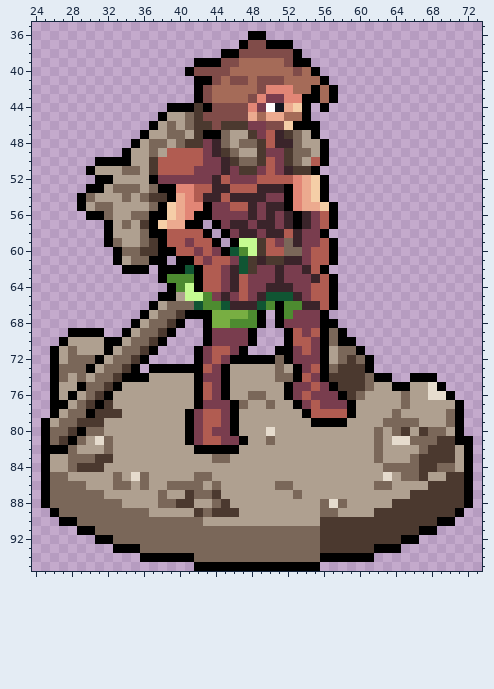
One commit to this pixel-art file: packages/client/src/assets/icons{m}/unit-sword-instructor.aseprite. Above, as it was before the edit.
96x96 pixels, 1 frame. Shown: x 24..73, y 35..95.
New version:
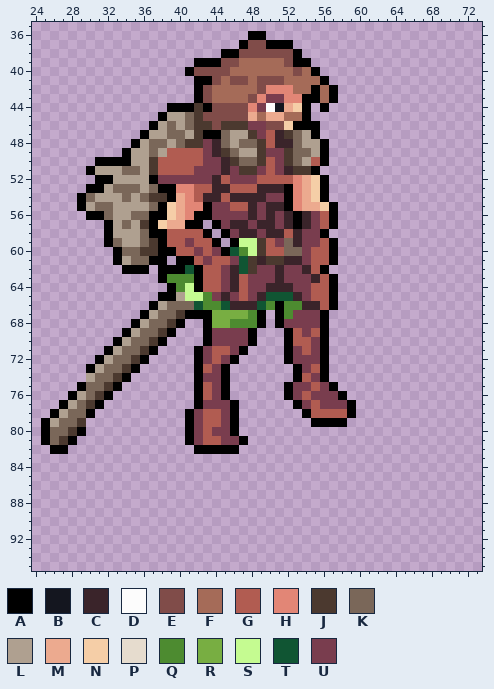
Palette (. is transparent): A #000000  B #14161f  C #3a242a  D #fcfcfc  E #804c49  F #a56b58  G #b15c51  H #e28676  J #4b392f  K #7a6759  L #afa090  M #ecaa8f  N #f5cea7  P #e6dcce  Q #4d8b30  R #78ae42  S #c5fb91  T #105533  U #793d4e
What changed:
layer "Layer 2" now hidden
y 68: x 57 A -> .
y 69: x 28..31 AAAA -> ....; x 57..58 KA -> ..
y 70: x 27..32 ALLLLA -> ......; x 57..59 KAA -> ...
y 71: x 26..31 ALKLLL -> ......; x 51 A -> .; x 57..60 LKKA -> ....
y 72: x 26..30 ALKKK -> .....; x 47..51 AAAAK -> .....; x 57..61 LKJKA -> .....
y 73: x 26..29 AKKK -> ....; x 37..41 AAAAA -> .....; x 46..52 LLLLLKL -> .......; x 57..61 KJJJA -> .....
y 74: x 26..29 AKLK -> ....; x 35..41 AALLLLL -> .......; x 46..52 LLLLLKK -> .......; x 57..63 JJJJKAA -> .......; x 66..68 AAA -> ...
y 75: x 26..28 ALL -> ...; x 34..41 LLLLLLLL -> ........; x 46..51 LLLLLL -> ......; x 58..69 JJJKLLAALLPA -> ............
y 76: x 26..27 AL -> ..; x 33..41 LLLLLLLLL -> .........; x 46..51 LLKKLL -> ......; x 59..70 JKLLLLKLLPPA -> ............
y 77: x 26 A -> .; x 32..41 JLLLLLLLLL -> ..........; x 47..52 KLLKLL -> ......; x 60..71 LLLLLKLLLLLA -> ............
y 78: x 31..40 JJJLLLLLLL -> ..........; x 47..53 LLLLLLL -> .......; x 60..71 LLLLKLLLLLKA -> ............
y 79: x 30..40 JJLLLLLLLLL -> ...........; x 47..54 LLLLLLLL -> ........; x 59..71 LLLLKKKKLLLKA -> .............
y 80: x 30..40 KKLLLLLLLLL -> ...........; x 47..71 LLLPLLLLLLLLLLLKLKJLJKKLA -> .........................
y 81: x 29..40 KLPKLLLLLLLL -> ............; x 48..72 LLKLLLLLLLLLLLKLPPKKKJJAA -> .........................
y 82: x 25 A -> .; x 28..41 KLLLKLLLLLLLLL -> ..............; x 47..72 LLLLLLLLLLLLLLLKLLLLKJJJLA -> ..........................
y 83: x 25..72 ALLKKKJJLLLLLLLLLLLKKLLLLLLLLLLLLLLLLKLLLKJJJJLA -> ................................................
y 84: x 25..72 ALLKJJJLLLLLLLLLLLLLLLLLLLLLLLLLLLLLLLKKKKJJKKLA -> ................................................
y 85: x 25..72 AKKLLLLLKLPKLLLLLKKLLLLLLLLLLLLLLLLLLLPLKKJLLJJA -> ................................................
y 86: x 25..72 AKKKKLLLKKLKLLKKKKLKLLLLLLKKLLLLLLLLLKKLLLLJJJJA -> ................................................
y 87: x 25..72 AKKKKKKLLLLLLKLLJKKJLLLLLLLLKLLLLLLLLLLLLJJJJJJA -> ................................................
y 88: x 25..72 AKKKKKKKKLLLLKKJJLLKJLLLLLLLLLLKPKLLLLLJJJJJJJJA -> ................................................
y 89: x 26..71 AKKKKKKKKKKLLLLLJKJJJLLLLLLLLLKKLLLLJJJJJJJJJA -> ..............................................
y 90: x 27..70 AAKKKKKKKKKKKKKKLLLLLLLLLLLLLJJJJJJJJJJJJJAA -> ............................................
y 91: x 29..68 AAKKKKKKKKKKKKKKKKKKKKKKKKKJJJJJJJJJJJAA -> ........................................
y 92: x 31..66 AAKKKKKKKKKKKKKKKKKKKKKKKJJJJJJJJJAA -> ....................................
y 93: x 33..64 AAAKKKKKKKKKKKKKKKKKKKKJJJJJJAAA -> ................................
y 94: x 36..61 AAAAAAKKKKKKKKKKKKKKAAAAAA -> ..........................
y 95: x 42..55 AAAAAAAAAAAAAA -> ..............
